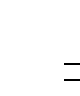
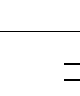
Comparing the layer stacks of the two 80 x 96 images. Changes:
painted on "Mask" over [0, 31, 80, 32]
